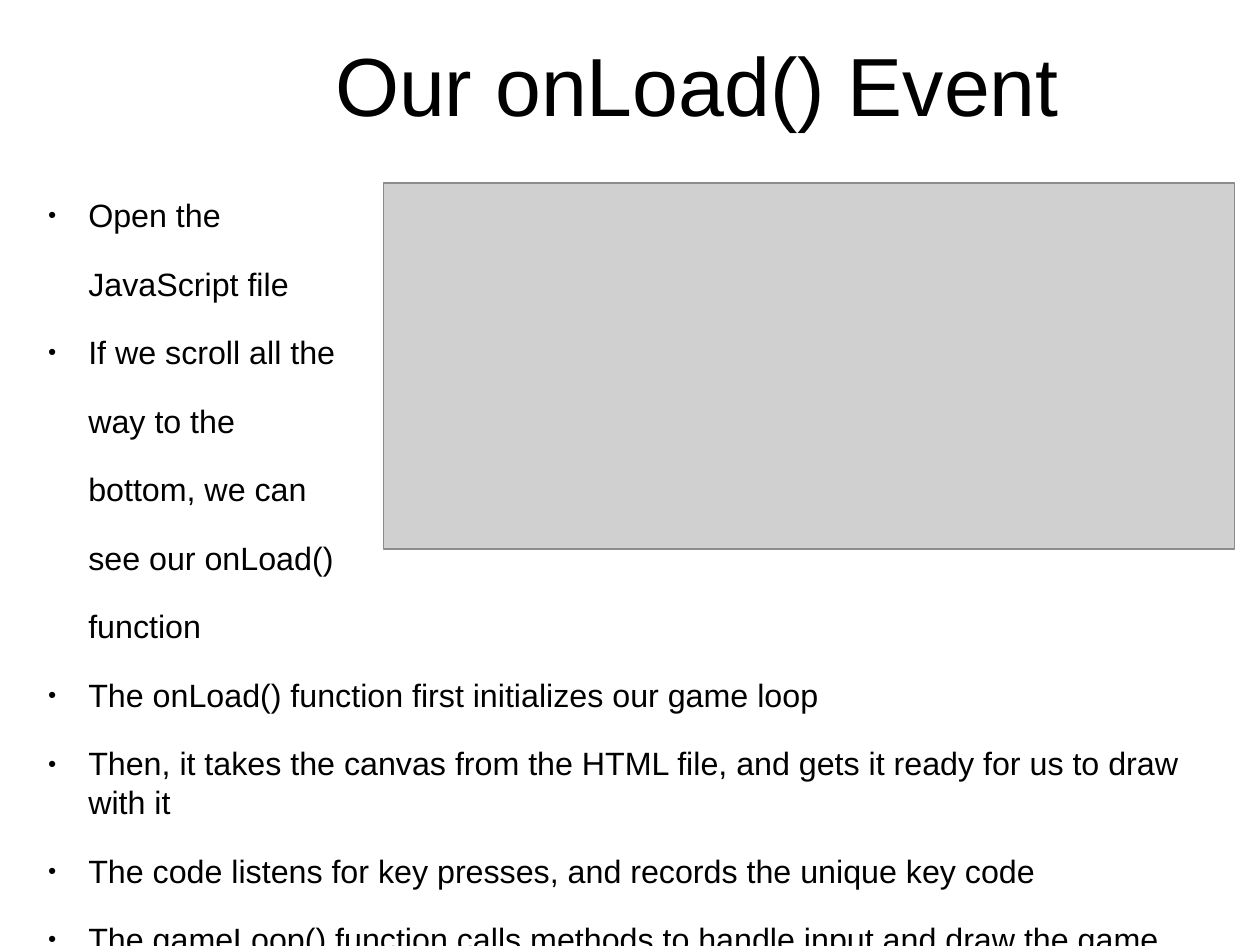
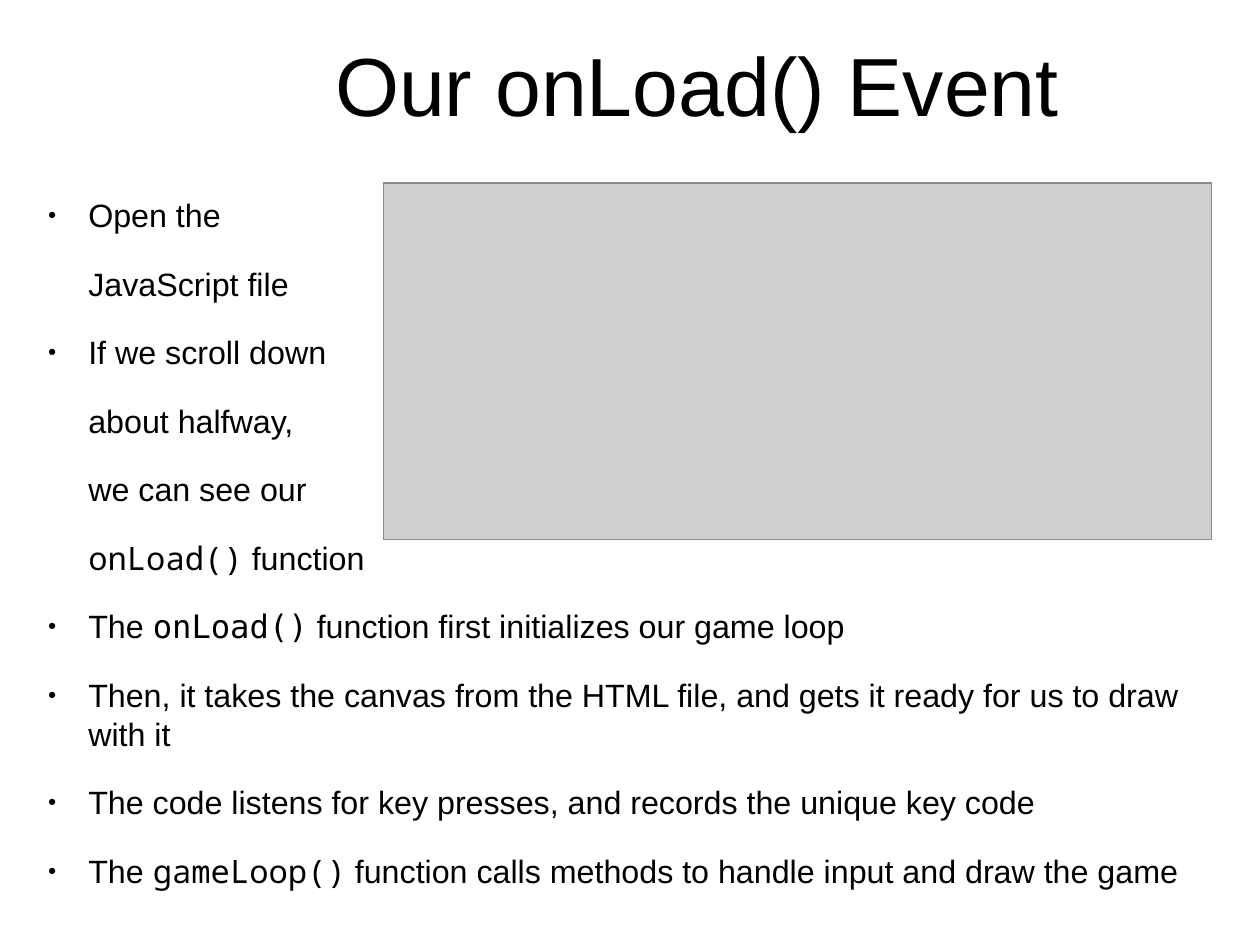
Before and after one commit to originalgrego/Webtris, a slide deck: slide 7 of Webtris - Explorathon 2019.odp. Drawn at 1260x946 pixels with LibreOffice and Linux fonts; fonts in the diff are those of the drawing; grey boxes stand for pictures; background and template pictures are left out. Boxes give left, top, right and bottom in pixels: in the first picture for what was removed or moved away, otherwise in the second. Text is boxed around its words. In the diff, an @@ line names an element or a change of style, - is before the commit and + after.

Commit message:
Polishing up the presentation and adding in some slides about triggering game over; update the starter JS file to handle checking for a game over

```diff
--- a/Webtris - Explorathon 2019.odp
+++ b/Webtris - Explorathon 2019.odp
@@ picture: place and size @@
-picture at box(383, 183, 1235, 549)
+picture at box(383, 183, 1212, 539)
@@ text at box(88, 340, 365, 575): text changed @@
-● If we scroll all the
-way to the
-bottom, we can
-see our onLoad()
-function
+● If we scroll down
+about halfway,
+we can see our
+onLoad() function
@@ text at box(88, 613, 1178, 891): font Arial to DejaVu Sans Mono in "onLoad()"; font Arial to Noto Sans Mono in "gameLoop()" @@
```
Also in this commit, not shown: 19 other slides changed, 4 slides added, 1 other file.
